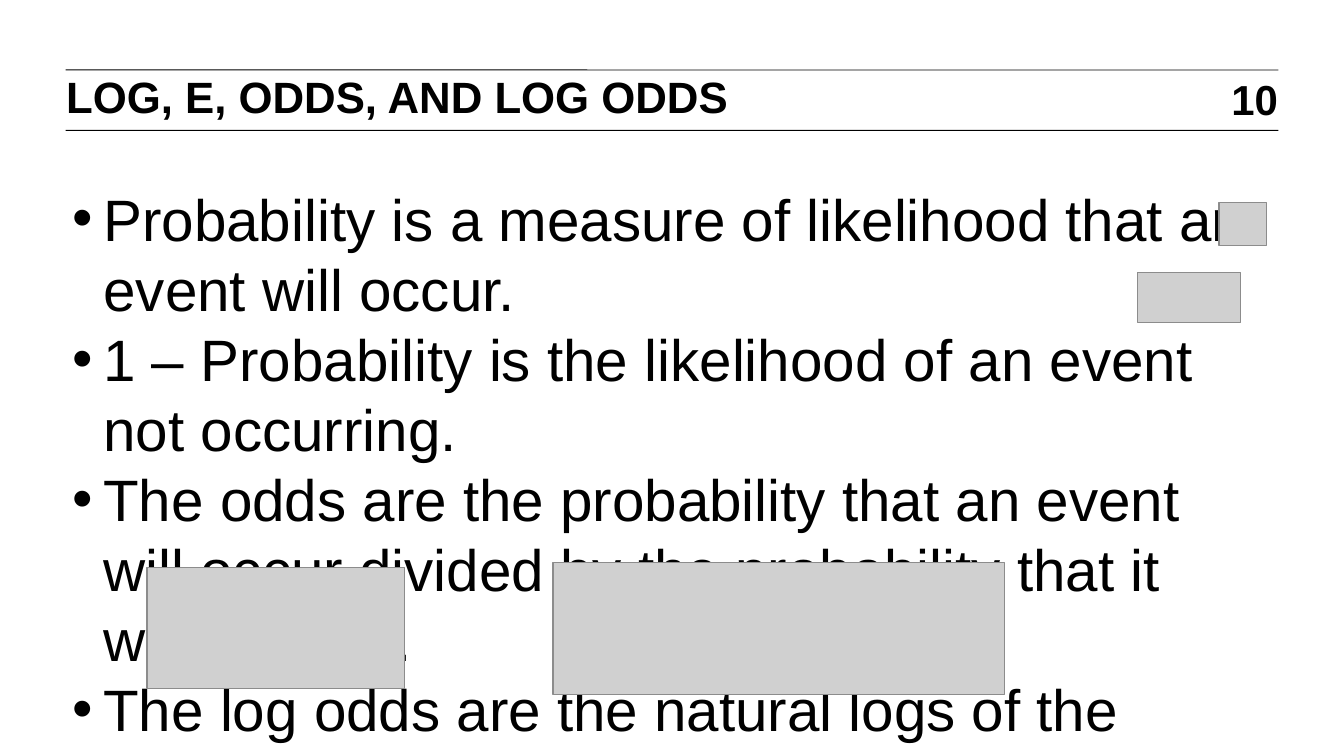
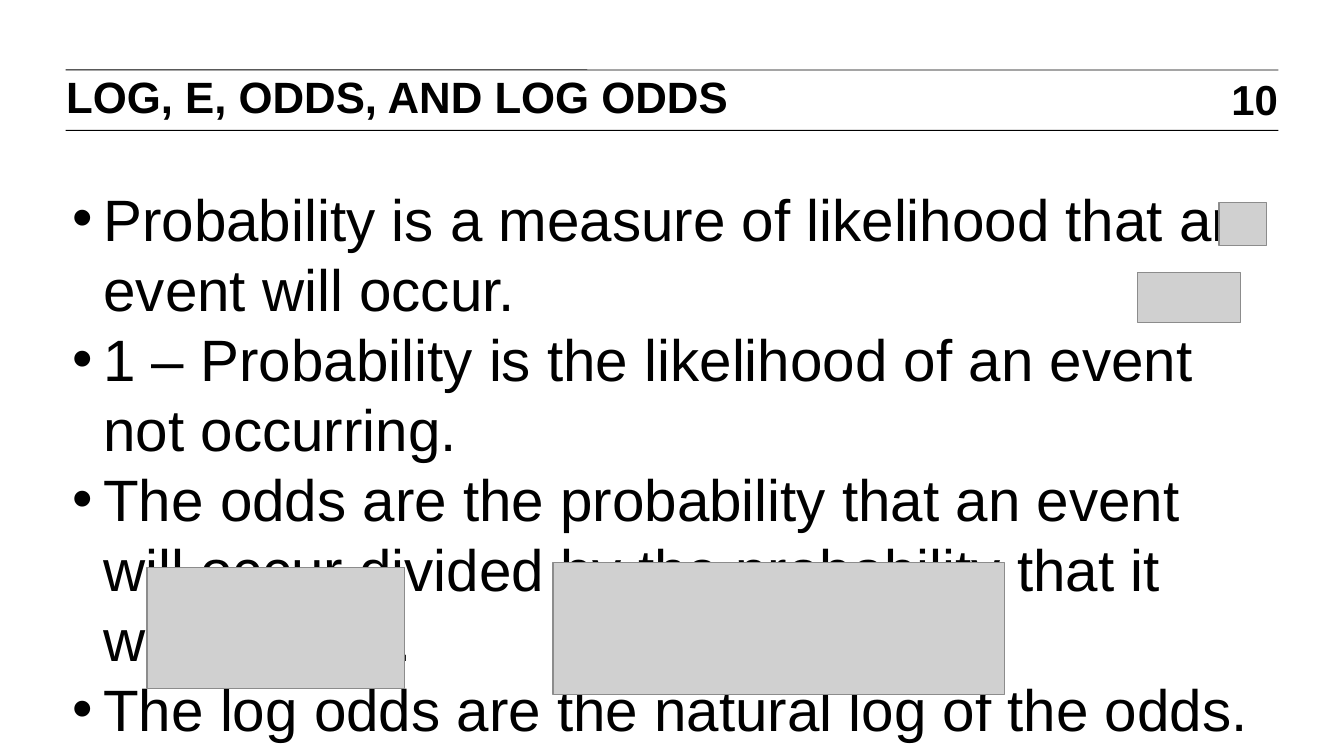
Before and after one commit to justmarkham/DAT5, a slide deck: slide 10 of slides/10_logistic_regression_confusion_matrix.pptx. Drawn at 1344x755 pixels with LibreOffice and Linux fonts; fonts in the diff are those of the drawing; grey boxes stand for pictures. Boxes give left, top, right and bottom in pixels: in the first picture for what was removed or moved away, otherwise in the second. Text is boxed around its words. In the diff, an @@ line names an element or a change of style, - is before the commit and + after.

```diff
--- a/slides/10_logistic_regression_confusion_matrix.pptx
+++ b/slides/10_logistic_regression_confusion_matrix.pptx
@@ text at bbox=[103, 685, 1248, 742]: text changed @@
-• The log odds are the natural logs of the odds.
+• The log odds are the natural log of the odds.
```
Also in this commit, not shown: 1 other file.
